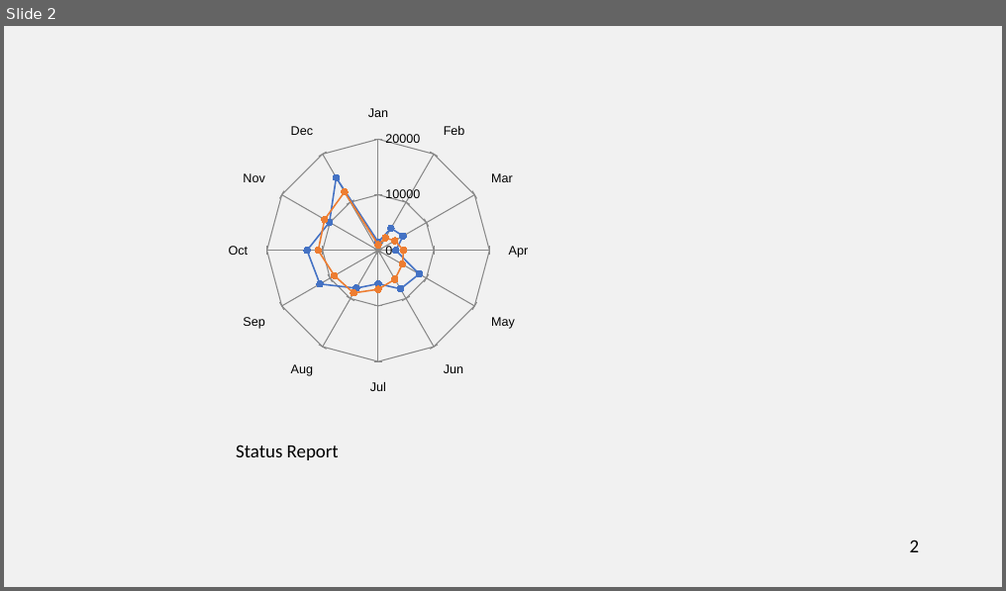
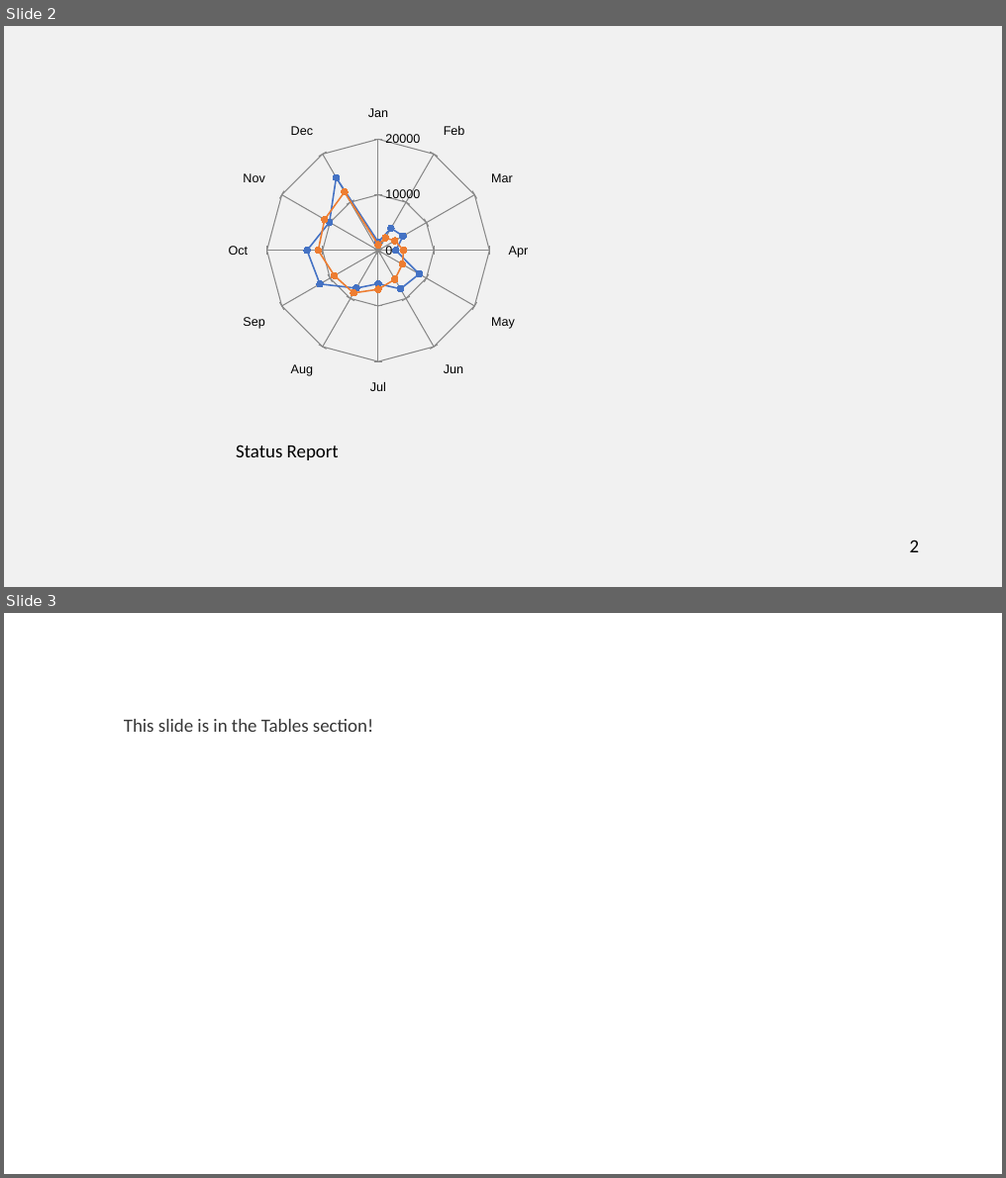
Before and after one commit to emptist/converts, a slide deck: Gen-PowerPoint-Demo.pptx. Shown one above the other, each under a label of ours: slide 2 before the commit, slides 2 and 3 after it. The pictures are 1006x591 and 1006x1178 pixels, drawn with LibreOffice and Linux fonts; fonts in the diff are those of the drawing; background and template pictures are left out. Boxes give left, top, right and bottom in pixels: in the first picture for what was removed or moved away, otherwise in the second. Text is boxed around its words. In the diff, an @@ line names an element or a change of style, - is before the commit and + after.

Commit message:
section

```diff
--- a/Gen-PowerPoint-Demo.pptx
+++ b/Gen-PowerPoint-Demo.pptx
@@ slide 3 added at (4,613,1002,1174), background #FFFFFF @@
@@ text added at (124,719,373,732), 18 pt, text #363636 @@
+This slide is in the Tables section!
```
Also in this commit, not shown: 2 other files.
